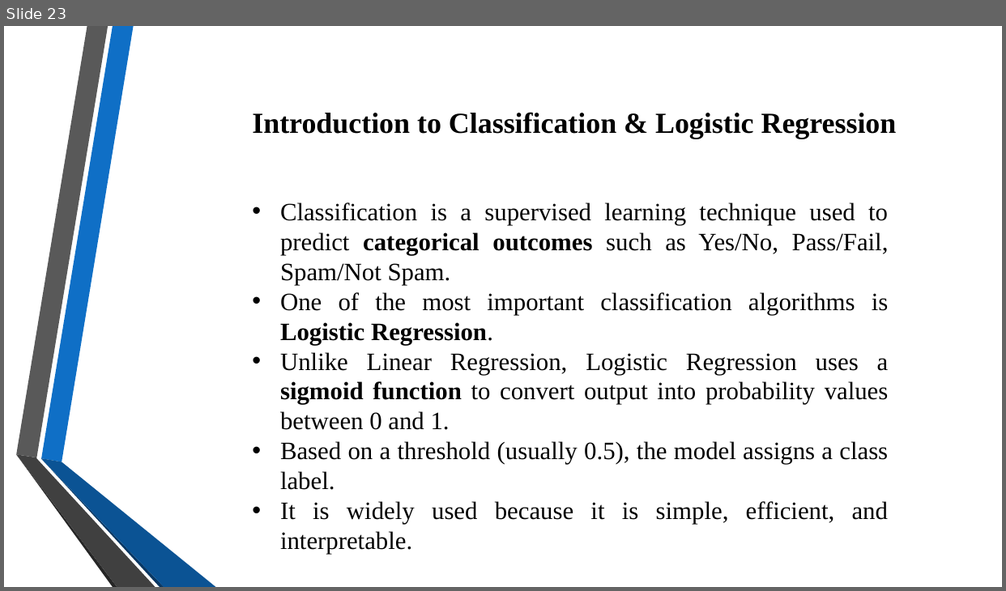
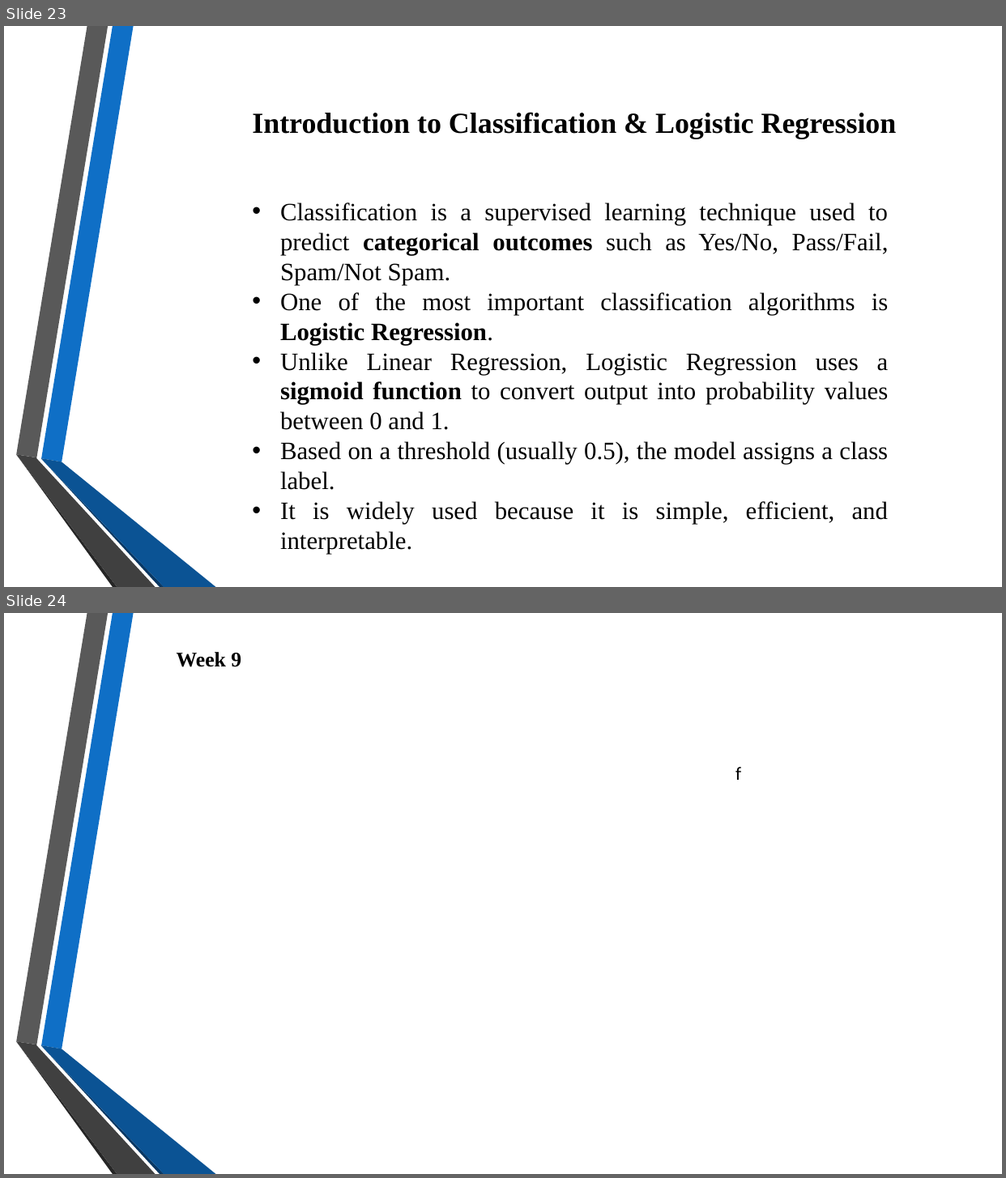
Before and after one commit to VaishnaviJadhav350/intern, a slide deck: Presentation 1 to 8.pptx. Shown one above the other, each under a label of ours: slide 23 before the commit, slides 23 and 24 after it. The pictures are 1006x591 and 1006x1178 pixels, drawn with LibreOffice and Linux fonts; fonts in the diff are those of the drawing; background and template pictures are left out. Boxes give left, top, right and bottom in pixels: in the first picture for what was removed or moved away, otherwise in the second. Text is boxed around its words. In the diff, an @@ line names an element or a change of style, - is before the commit and + after.

```diff
--- a/Presentation 1 to 8.pptx
+++ b/Presentation 1 to 8.pptx
@@ slide 24 added at (x1=4, y1=613, x2=1002, y2=1174), background picture (left out); not listed: 6 template elements that a slide beside it also shows @@
@@ text added at (x1=177, y1=652, x2=241, y2=667), 20 pt, text #000000, bold @@
+Week 9
@@ text added at (x1=735, y1=767, x2=741, y2=780), 18 pt, text #000000 @@
+f
```
Also in this commit, not shown: 1 slide removed, 2 other files.
